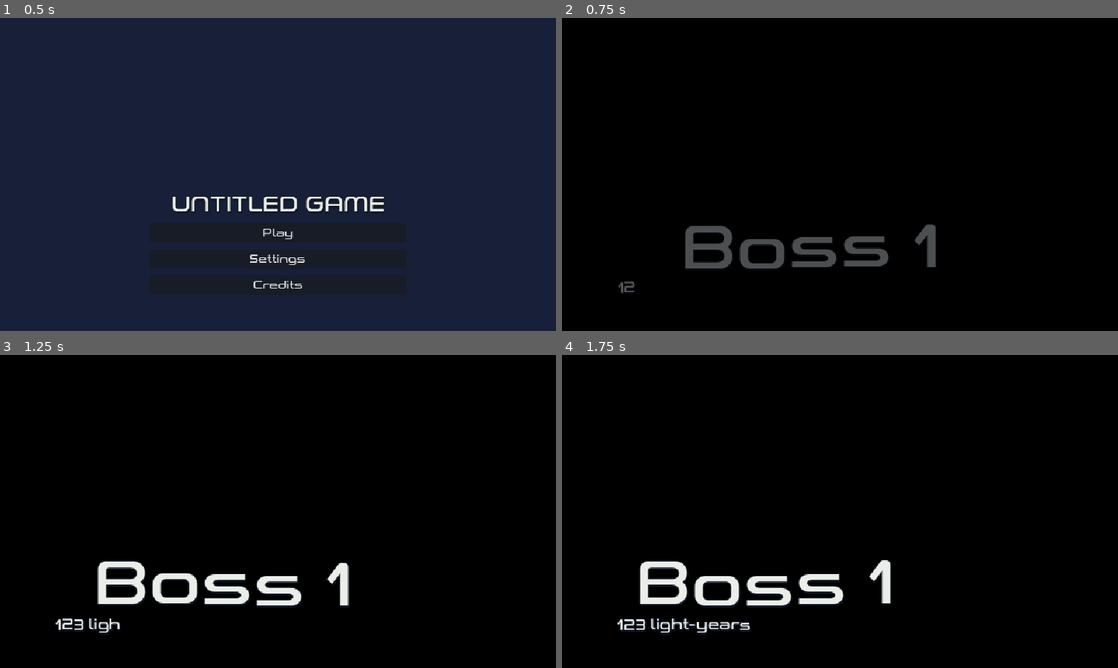
Above: before the commit, frames 1-4 (two rows, left to right).
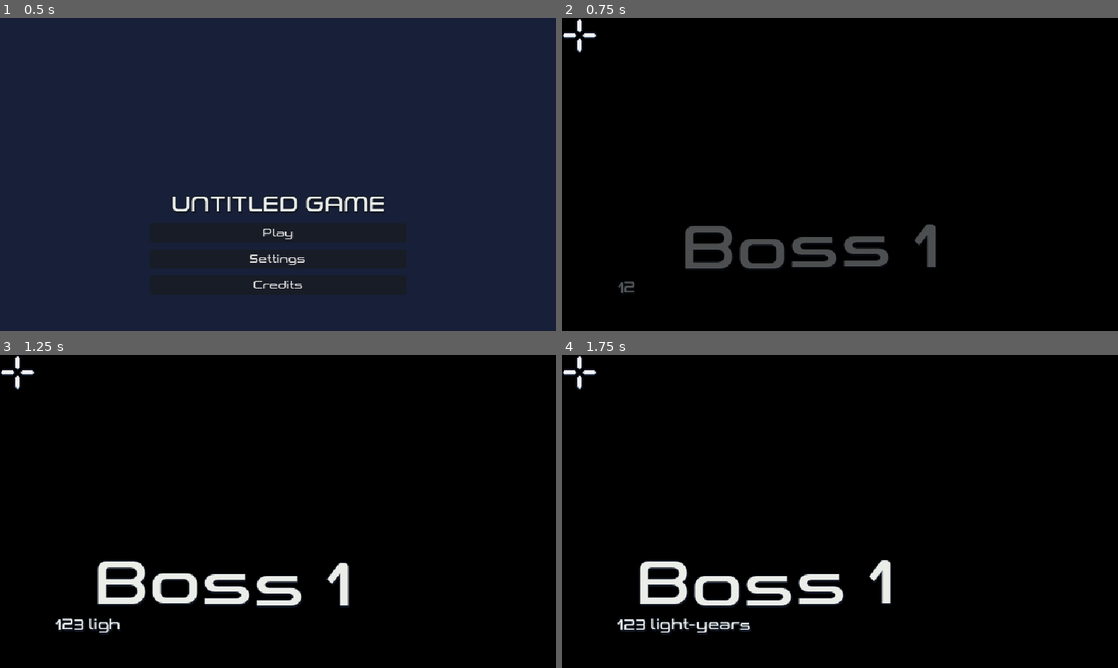
Above: after the commit, the same moments.

Repository: Yoshiip/boss-rush-jam-2024
Game: Godot game, scene res://levels/menu/menu.tscn
The game is run twice, just before and just after one commit, with the same random seed, the same clock (stepped at 60 frames per second) and the same inputs. The engine's default icon, where the game draws it, is replaced by a stand-in: a white triangle on a blue panel in a dark square.
Inputs (mouse positions are in pixels of both pictures, inside the frame that each line leads up to):
- Up to frame 1 (0.5 s): no input
- Up to frame 2 (0.75 s): click "Play" at 0.5 s
- Up to frame 3 (1.25 s): no input
- Up to frame 4 (1.75 s): tap Enter at 1.25 s; move the mouse to (962, 495) at 1.27 s; press the mouse at (962, 495) at 1.28 s; hold D (move_right) from 1.28 s (still down)

Frame 1 is identical in both runs. In frame 2, 0.2% of the frame differs, in the area x 0-7%, y 0-12%; in frame 3, 0.2%; in frame 4, 0.2%.

Commit message:
fixed particles color

Diff:
--- a/assets/spaceship/spaceship.gd
+++ b/assets/spaceship/spaceship.gd
@@ -56,6 +56,8 @@
 			velocity = lerp(velocity, Vector2(cos(rotation), sin(rotation)) * ACCELERATION_SPEED, 10.0 * delta)
 	else:
 		velocity = velocity.lerp(Vector2.ZERO, 2.0 * delta)
+
+	$EngineParticles.emitting = velocity.length() > 1.0
 
 	if _is_allowed_inputs():
 		if Input.is_action_just_pressed("weapon_toggle"):
--- a/assets/spaceship/spaceship.tscn
+++ b/assets/spaceship/spaceship.tscn
@@ -9,10 +9,18 @@
 [ext_resource type="Texture2D" uid="uid://w3os3vngij2t" path="res://assets/utils/blob.png" id="7_hfrik"]
 
 [sub_resource type="Gradient" id="Gradient_vosyo"]
-colors = PackedColorArray(1, 0.533333, 0, 1, 0.117647, 0, 0, 0)
+offsets = PackedFloat32Array(0, 0.2, 0.6, 0.8, 1)
+colors = PackedColorArray(0.996078, 0.905882, 0.380392, 1, 0.996078, 0.682353, 0.203922, 1, 0.968627, 0.462745, 0.133333, 1, 0.894118, 0.231373, 0.266667, 1, 0.243137, 0.152941, 0.192157, 0.470588)
 
 [sub_resource type="GradientTexture1D" id="GradientTexture1D_ole3q"]
 gradient = SubResource("Gradient_vosyo")
+
+[sub_resource type="Curve" id="Curve_wtfqi"]
+_data = [Vector2(0, 0.406593), 0.0, 2.06044, 0, 0, Vector2(1, 1), 0.0, 0.0, 0, 0]
+point_count = 2
+
+[sub_resource type="CurveTexture" id="CurveTexture_1x51p"]
+curve = SubResource("Curve_wtfqi")
 
 [sub_resource type="ParticleProcessMaterial" id="ParticleProcessMaterial_3g140"]
 particle_flag_disable_z = true
@@ -21,12 +29,16 @@
 emission_sphere_radius = 1.0
 angle_min = -180.0
 angle_max = 180.0
-spread = 180.0
+direction = Vector3(-1, 0, 0)
+spread = 10.0
+initial_velocity_min = 75.0
+initial_velocity_max = 75.0
 gravity = Vector3(0, 0, 0)
 radial_accel_min = 25.0
 radial_accel_max = 25.0
-scale_min = 0.02
-scale_max = 0.22
+scale_min = 0.4
+scale_max = 0.8
+scale_curve = SubResource("CurveTexture_1x51p")
 color_ramp = SubResource("GradientTexture1D_ole3q")
 
 [sub_resource type="ShaderMaterial" id="ShaderMaterial_mmw7q"]
@@ -41,9 +53,10 @@
 motion_mode = 1
 script = ExtResource("1_lprlc")
 
-[node name="CPUParticles2D" type="GPUParticles2D" parent="."]
+[node name="EngineParticles" type="GPUParticles2D" parent="."]
+modulate = Color(1, 1, 1, 0.568627)
 position = Vector2(-10.82, 0)
-amount = 500
+amount = 100
 process_material = SubResource("ParticleProcessMaterial_3g140")
 texture = ExtResource("7_hfrik")
 
--- a/levels/fight/fight.tscn
+++ b/levels/fight/fight.tscn
@@ -17,6 +17,7 @@
 [ext_resource type="AudioStream" uid="uid://d3cl0e5lotj3g" path="res://audios/effects/ui/game-start2.wav" id="10_i2648"]
 [ext_resource type="Script" path="res://levels/fight/game_over.gd" id="11_kn4rb"]
 [ext_resource type="TileSet" uid="uid://cxnslw8n81qkk" path="res://assets/tiles/Basic_tile_set.tres" id="13_1nrcg"]
+[ext_resource type="Texture2D" uid="uid://cvj3g8utd2nb0" path="res://assets/utils/crosshair.png" id="17_x1b4e"]
 
 [sub_resource type="StyleBoxFlat" id="StyleBoxFlat_4pg6c"]
 bg_color = Color(0.156863, 0.156863, 0.156863, 0.247059)
@@ -602,6 +603,12 @@
 text = "(click to continue)"
 horizontal_alignment = 1
 
+[node name="TextureRect" type="TextureRect" parent="Canvas/Container"]
+layout_mode = 0
+offset_right = 40.0
+offset_bottom = 40.0
+texture = ExtResource("17_x1b4e")
+
 [node name="Music" type="AudioStreamPlayer" parent="."]
 stream = ExtResource("9_rbswc")
 volume_db = -24.0
Not shown: 1 places in assets/spaceship/spaceship.tscn that only renumber resources
Not shown: 1 places in levels/fight/fight.tscn that only renumber resources
